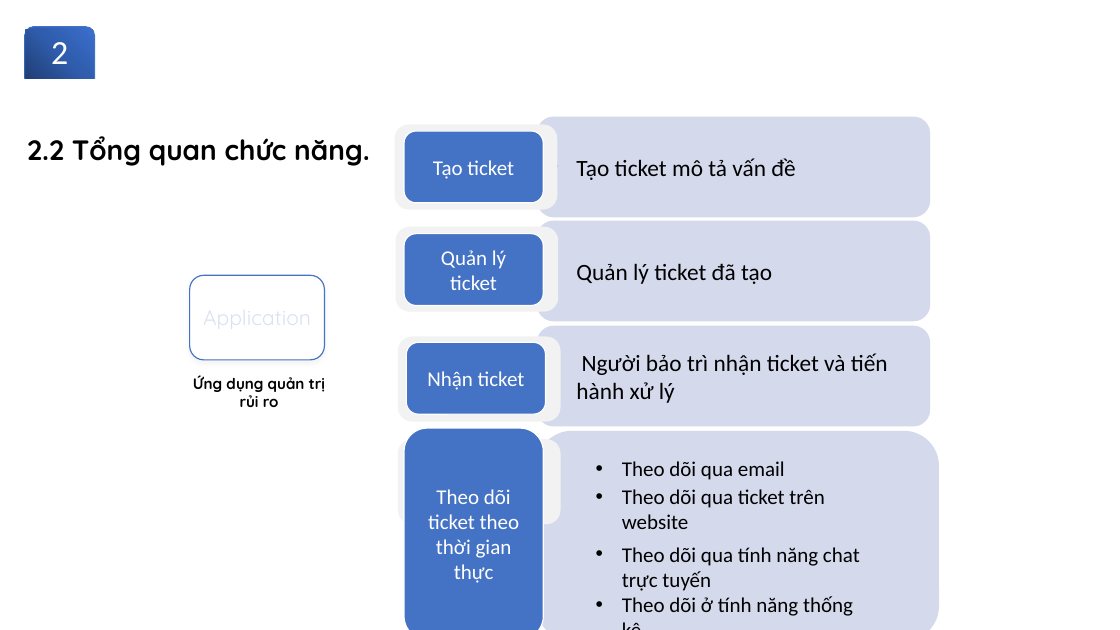
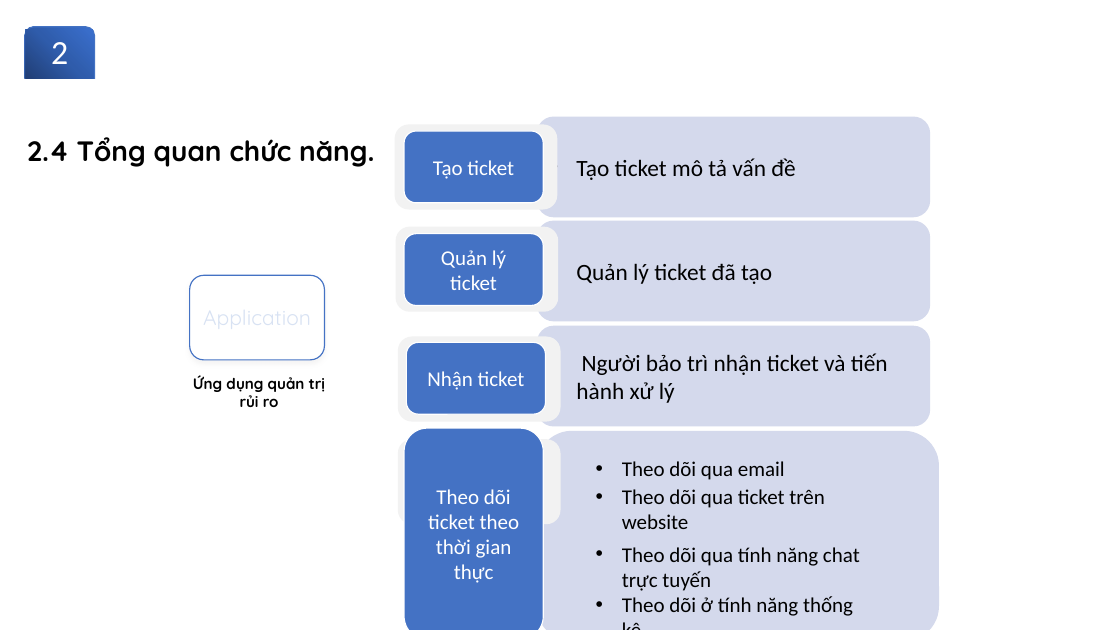
Before and after one commit to ttnhut/risk-backend, a slide deck: slide 8 of SLIDE_TOP_NGHIEP_2023.pptx (slide 7 before the commit). Drawn at 1120x630 pixels with LibreOffice and Linux fonts; fonts in the diff are those of the drawing; background and template pictures are left out. Boxes give left, top, right and bottom in pixels: in the first picture for what was removed or moved away, otherwise in the second. Text is boxed around its words. In the diff, an @@ line names an element or a change of style, - is before the commit and + after.

Commit message:
Add slide

```diff
--- a/SLIDE_TOP_NGHIEP_2023.pptx
+++ b/SLIDE_TOP_NGHIEP_2023.pptx
@@ text at box(27, 137, 375, 167): text changed @@
-2.2 Tổng quan chức năng.
+2.4 Tổng quan chức năng.
```
Also in this commit, not shown: 1 slide added.
